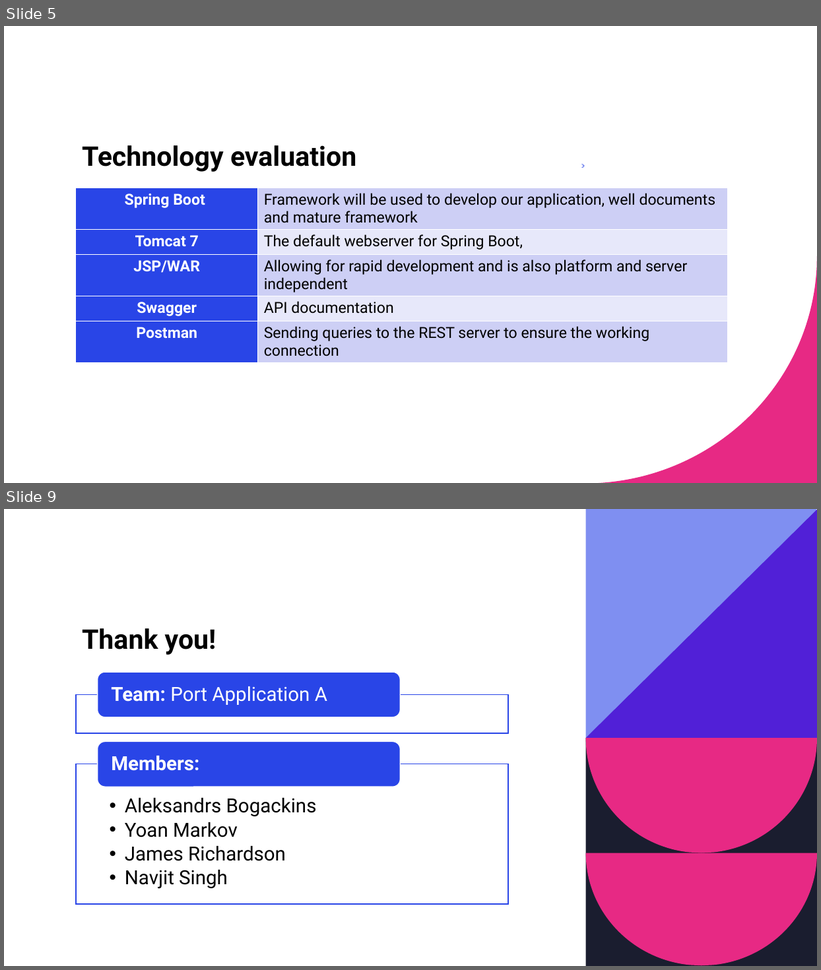
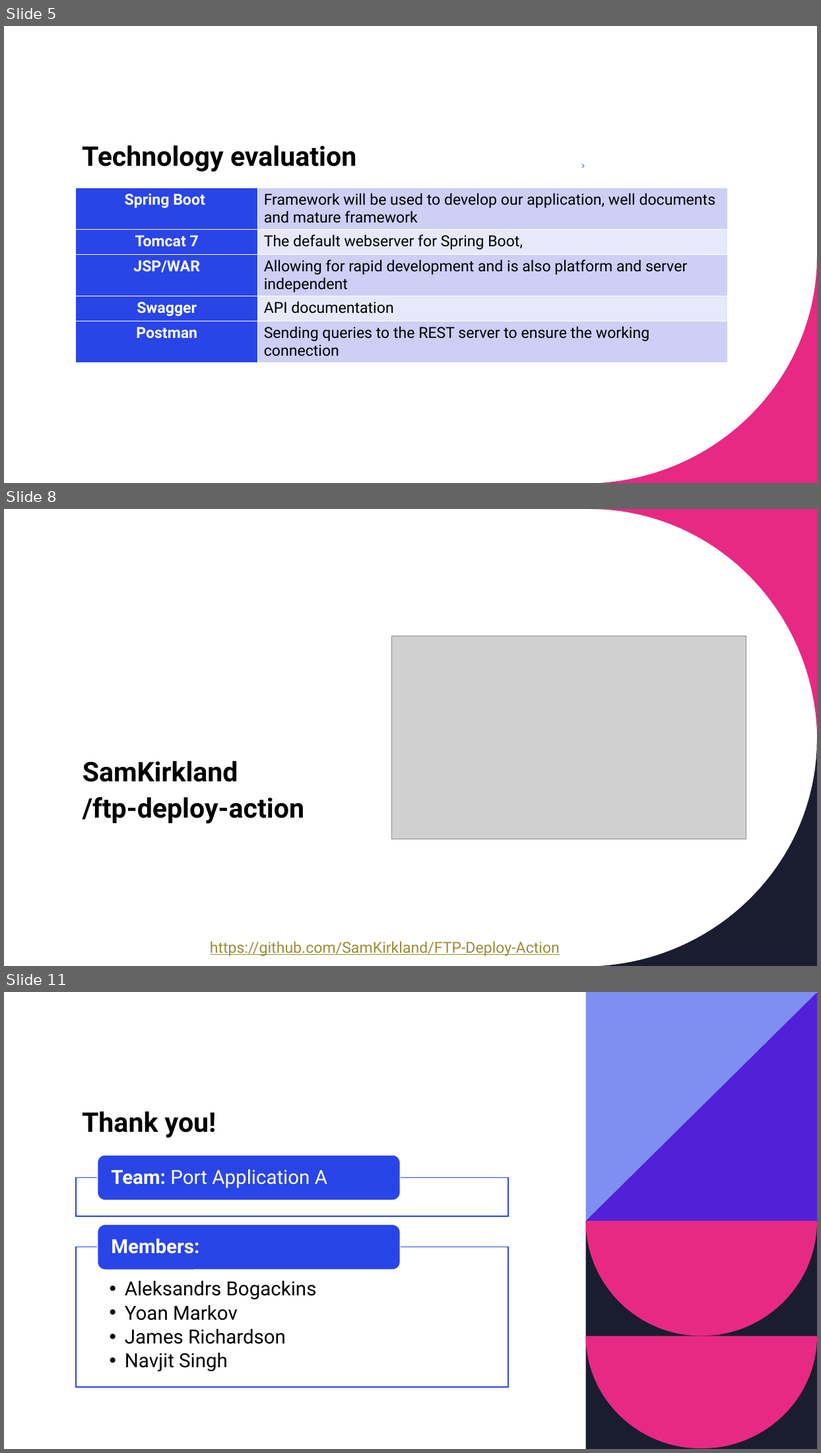
Before and after one commit to navjit80/PortAppA, a slide deck: documentation/Sprint2_PAA.pptx. Shown one above the other, each under a label of ours: slides 5 and 9 before the commit, slides 5, 8 and 11 after it; the slides between them are not shown. The pictures are 821x970 and 821x1453 pixels, drawn with LibreOffice and Linux fonts; fonts in the diff are those of the drawing; grey boxes stand for pictures. Boxes give left, top, right and bottom in pixels: in the first picture for what was removed or moved away, otherwise in the second. Text is boxed around its words. In the diff, an @@ line names an element or a change of style, - is before the commit and + after.

```diff
--- a/documentation/Sprint2_PAA.pptx
+++ b/documentation/Sprint2_PAA.pptx
@@ slide 8 added at box(4, 509, 817, 966), background #FFFFFF @@
@@ rectangle added at box(4, 509, 817, 966), fill #FFFFFF @@
@@ freeform shape added at box(590, 509, 817, 735), fill #E72984 @@
@@ picture added at box(392, 636, 746, 840) @@
@@ freeform shape added at box(591, 739, 817, 966), fill #E72984 @@
@@ freeform shape added at box(591, 739, 817, 966), fill #1A1D2F @@
@@ title added at box(83, 761, 304, 824), 32 pt, text #000000, bold @@
+SamKirkland
+/ftp-deploy-action
@@ text added at box(210, 941, 560, 956), 18 pt, text #9C8C34, underline @@
+https://github.com/SamKirkland/FTP-Deploy-Action
@@ what was slide 9 is now slide 11 @@
```
Also in this commit, not shown: 4 slides changed, 1 other slide added, 1 other file.
